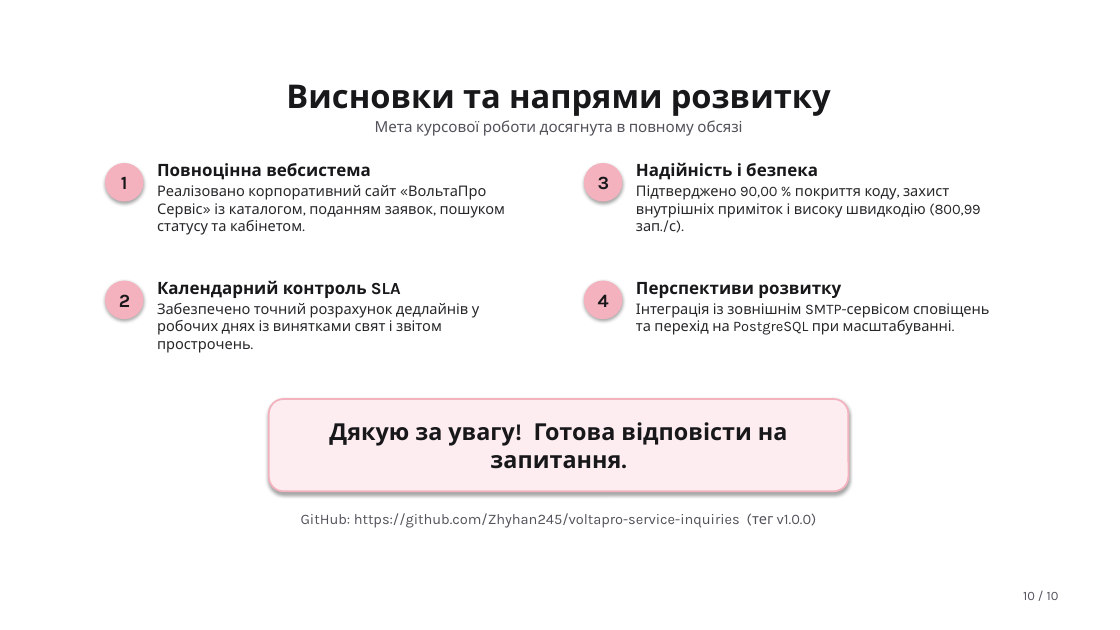
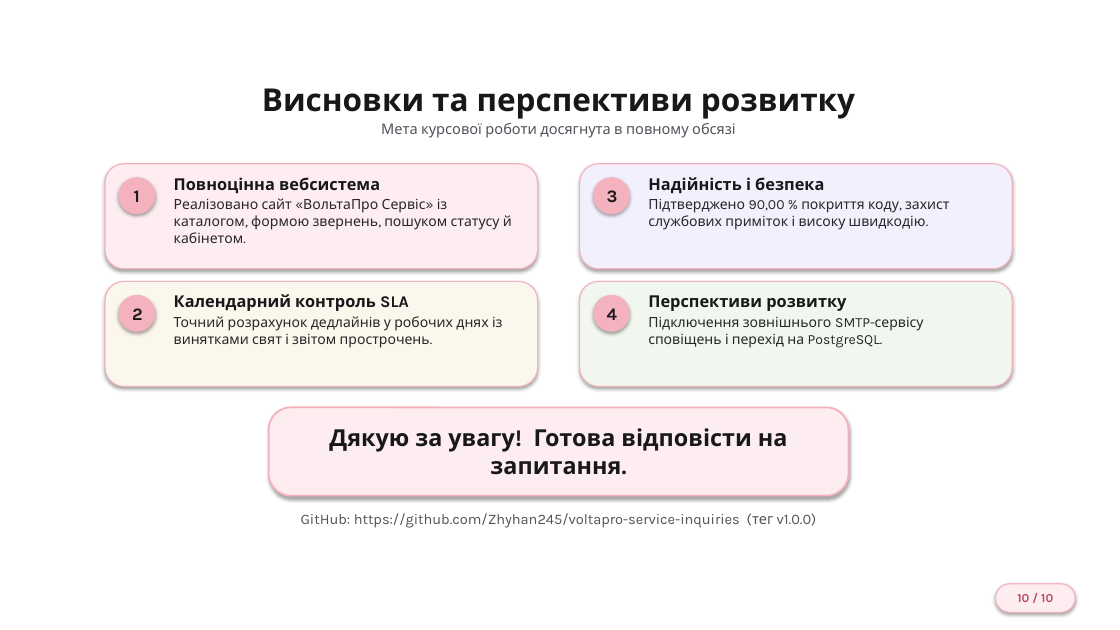
Before and after one commit to Zhyhan245/voltapro-service-inquiries, a slide deck: slide 10 of docs/Презентація_Жиган_Д_О_АІ-245.pptx. Drawn at 1120x630 pixels with LibreOffice and Linux fonts; fonts in the diff are those of the drawing; background and template pictures are left out. Boxes give left, top, right and bottom in pixels: in the first picture for what was removed or moved away, otherwise in the second. Text is boxed around its words. In the diff, an @@ line names an element or a change of style, - is before the commit and + after.

```diff
--- a/docs/Презентація_Жиган_Д_О_АІ-245.pptx
+++ b/docs/Презентація_Жиган_Д_О_АІ-245.pptx
@@ text "Висновки та перспективи розвитку": place and size @@
-text "Висновки та перспективи розвитку" at [286,84,831,136]
+text "Висновки та перспективи розвитку" at [262,88,855,138]
@@ text at [262,88,855,119]: text changed; size 28 to 27 pt @@
-Висновки та напрями розвитку
+Висновки та перспективи розвитку
@@ text at [381,123,736,138]: size 13 to 12.5 pt in "Мета курсової роботи досягнута в повному обсязі" @@
@@ rounded rectangle added at [105,164,538,269], fill #FDEDF0, outline #F3B2BE 1 pt @@
@@ ellipse "1": place and size @@
-ellipse "1" at [105,163,144,202]
+ellipse "1" at [118,177,155,214]
@@ text "Повноцінна вебсистема": place and size @@
-text "Повноцінна вебсистема" at [157,163,505,235]
+text "Повноцінна вебсистема" at [174,177,512,243]
@@ text at [174,177,380,194]: size 14.5 to 14 pt in "Повноцінна вебсистема" @@
@@ rounded rectangle added at [580,164,1012,269], fill #F3F0FD, outline #F3B2BE 1 pt @@
@@ ellipse "3": place and size @@
-ellipse "3" at [584,163,623,202]
+ellipse "3" at [593,177,630,214]
@@ text "Надійність і безпека": place and size @@
-text "Надійність і безпека" at [636,162,980,231]
+text "Надійність і безпека" at [648,177,949,230]
@@ text at [648,177,824,194]: size 14.5 to 14 pt in "Надійність і безпека" @@
@@ text at [174,198,512,243]: text changed; size 12.5 to 12 pt @@
-Реалізовано корпоративний сайт «ВольтаПро Сервіс» із каталогом, поданням заявок, пошуком статусу та кабінетом.
+Реалізовано сайт «ВольтаПро Сервіс» із каталогом, формою звернень, пошуком статусу й кабінетом.
@@ text at [648,199,949,230]: text changed; size 12.5 to 12 pt @@
-Підтверджено 90,00 % покриття коду, захист внутрішніх приміток і високу швидкодію (800,99 зап./с).
+Підтверджено 90,00 % покриття коду, захист службових приміток і високу швидкодію.
@@ rounded rectangle added at [105,281,538,386], fill #FCF7EC, outline #F3B2BE 1 pt @@
@@ size 16 to 15 pt in 4 elements at [593,177,630,214], [593,295,630,332], [118,177,155,214], [118,295,155,332] @@
@@ ellipse "2": place and size @@
-ellipse "2" at [105,281,144,319]
+ellipse "2" at [118,295,155,332]
@@ text "Календарний контроль SLA": place and size @@
-text "Календарний контроль SLA" at [157,280,479,353]
+text "Календарний контроль SLA" at [174,294,502,348]
@@ text at [174,294,409,311]: size 14.5 to 14 pt in "Календарний контроль SLA" @@
@@ rounded rectangle added at [580,281,1012,386], fill #F1F7EE, outline #F3B2BE 1 pt @@
@@ ellipse "4": place and size @@
-ellipse "4" at [584,281,623,319]
+ellipse "4" at [593,295,630,332]
@@ text "Перспективи розвитку": place and size @@
-text "Перспективи розвитку" at [636,282,989,335]
+text "Перспективи розвитку" at [648,295,924,348]
@@ text at [648,295,846,311]: size 14.5 to 14 pt in "Перспективи розвитку" @@
@@ text at [174,316,502,348]: text changed; size 12.5 to 12 pt @@
-Забезпечено точний розрахунок дедлайнів у робочих днях із винятками свят і звітом прострочень.
+Точний розрахунок дедлайнів у робочих днях із винятками свят і звітом прострочень.
@@ text at [648,317,924,348]: text changed; size 12.5 to 12 pt @@
-Інтеграція із зовнішнім SMTP-сервісом сповіщень та перехід на PostgreSQL при масштабуванні.
+Підключення зовнішнього SMTP-сервісу сповіщень і перехід на PostgreSQL.
@@ rounded rectangle "Дякую за увагу! Готова відповісти ...": place and size @@
-rounded rectangle "Дякую за увагу! Готова відповісти ..." at [269,399,849,492]
+rounded rectangle "Дякую за увагу! Готова відповісти ..." at [269,408,849,496]
@@ rounded rectangle "Дякую за увагу! Готова відповісти ..." at [269,408,849,496]: proportions changed @@
@@ rounded rectangle "10 / 10": place and size @@
-rounded rectangle "10 / 10" at [1023,592,1059,600]
+rounded rectangle "10 / 10" at [996,584,1075,613]
@@ rounded rectangle "10 / 10" at [996,584,1075,613]: size 11 to 10.5 pt, text colour #52525B to #B84A62, bold on; alignment right to centre; vertical alignment top to middle; fill none to #FDEDF0; outline none to #F3B2BE 1 pt; shadow on @@
```
Also in this commit, not shown: 8 other slides changed, 1 slide added, 1 slide removed.
